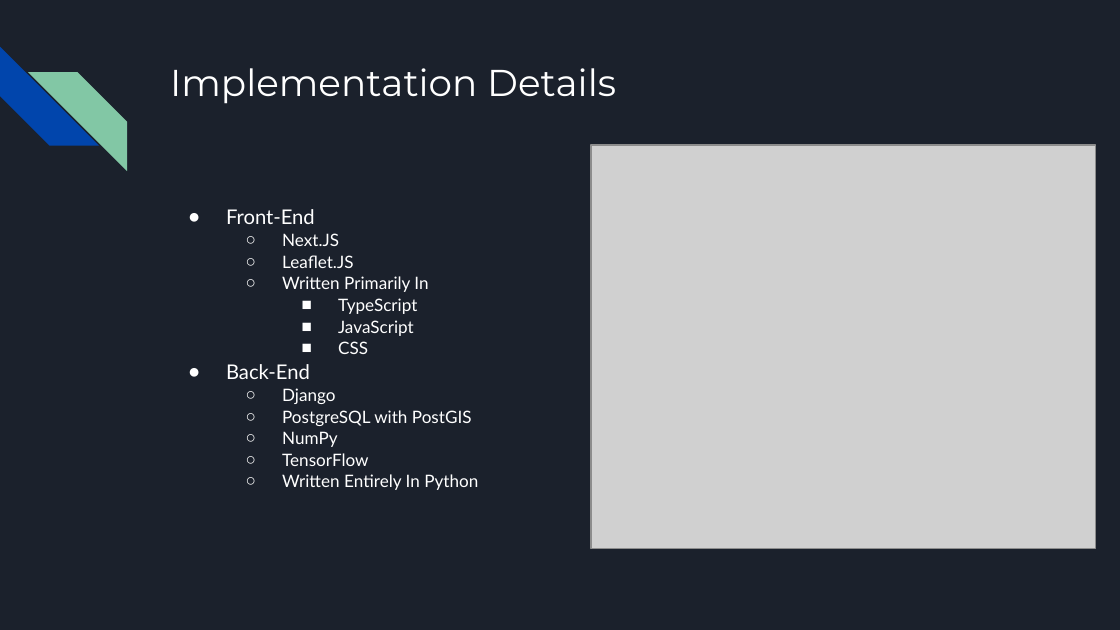
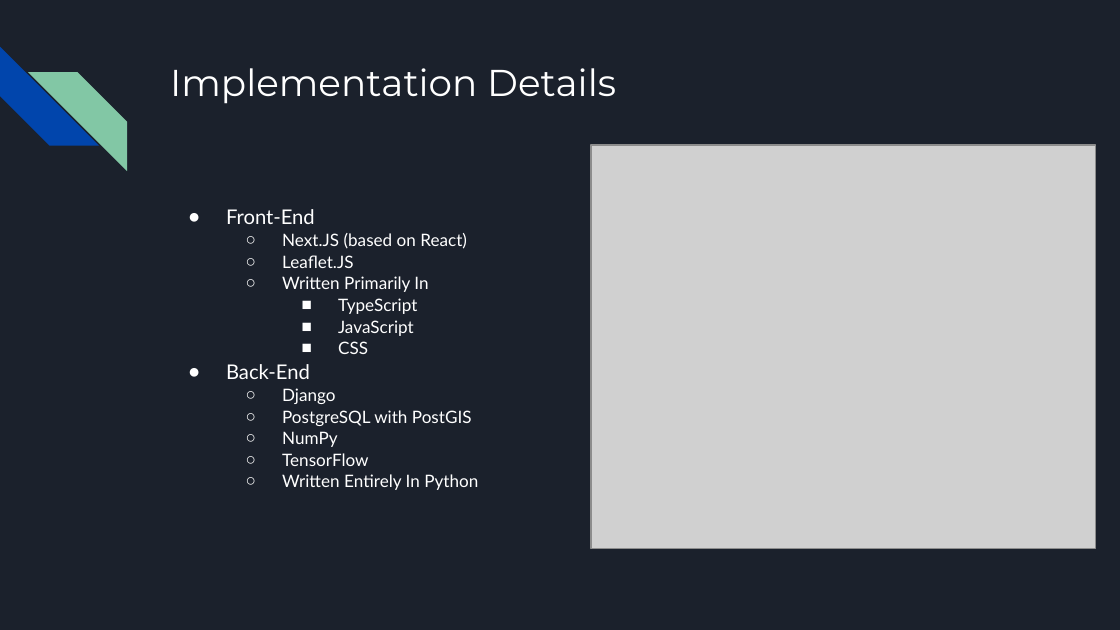
Before and after one commit to ethanl21/calsafe, a slide deck: slide 4 of Progress Screenshots/CalSafe Midterm Presentation.pptx. Drawn at 1120x630 pixels with LibreOffice and Linux fonts; fonts in the diff are those of the drawing; grey boxes stand for pictures. Boxes give left, top, right and bottom in pixels: in the first picture for what was removed or moved away, otherwise in the second. Text is boxed around its words. In the diff, an @@ line names an element or a change of style, - is before the commit and + after.

```diff
--- a/Progress Screenshots/CalSafe Midterm Presentation.pptx
+++ b/Progress Screenshots/CalSafe Midterm Presentation.pptx
@@ text at [282, 233, 467, 249]: text changed @@
-  ○ Next.JS
+  ○ Next.JS (based on React)
```
Also in this commit, not shown: 3 other slides changed, 1 slide added, 9 other files.
